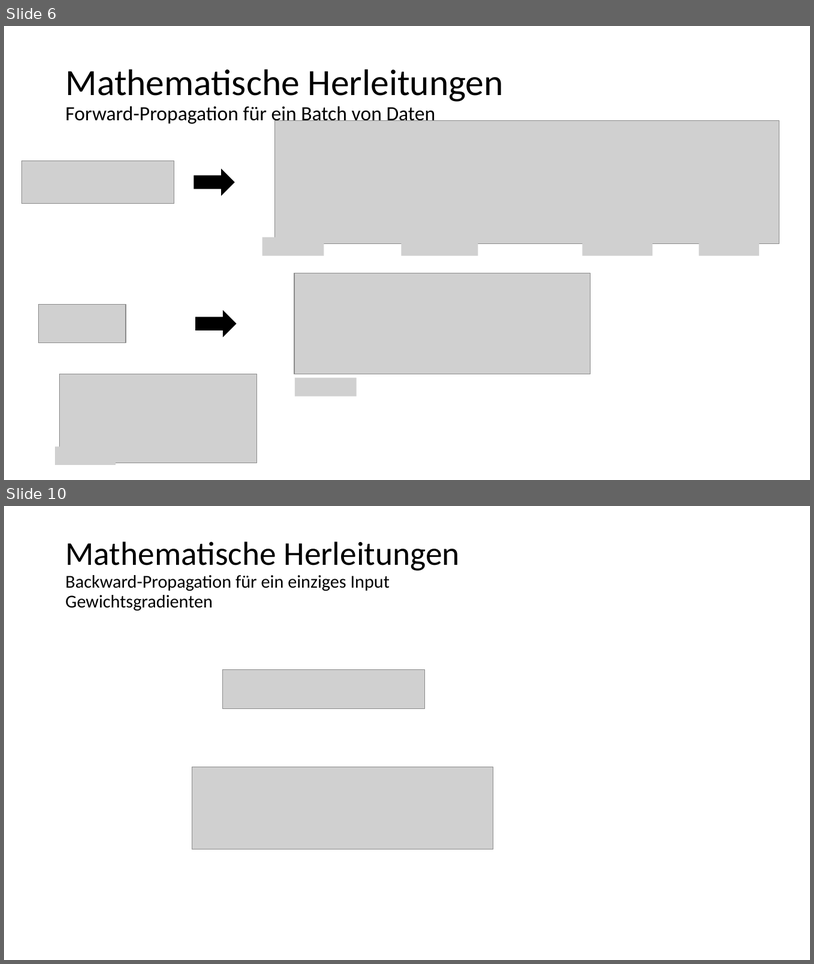
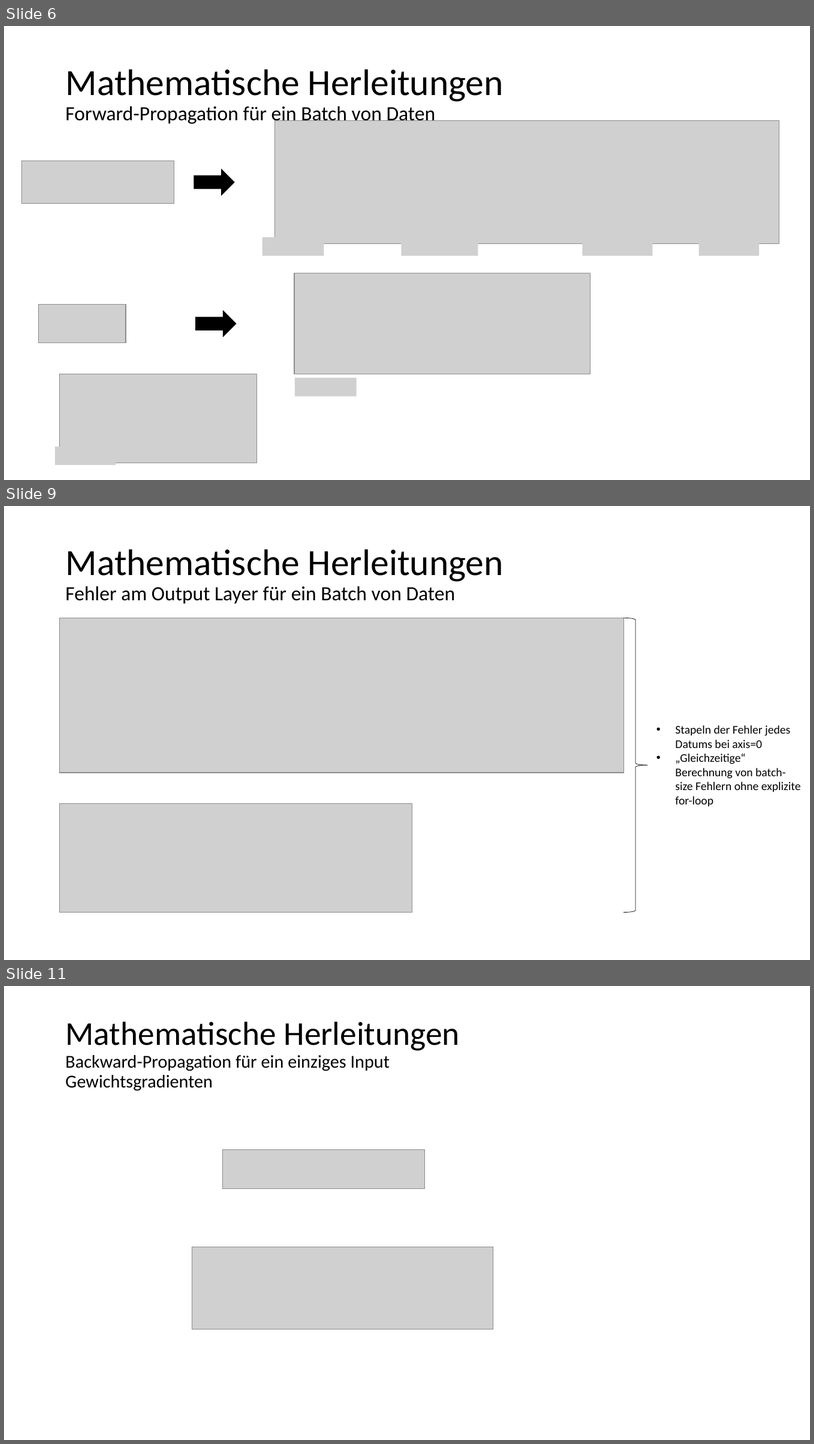
Before and after one commit to kevinsuedmersen/neural_networks_from_scratch, a slide deck: theory/submission/result_presentation.pptx. Shown one above the other, each under a label of ours: slides 6 and 10 before the commit, slides 6, 9 and 11 after it; the slides between them are not shown. The pictures are 814x964 and 814x1444 pixels, drawn with LibreOffice and Linux fonts; fonts in the diff are those of the drawing; grey boxes stand for pictures. Boxes give left, top, right and bottom in pixels: in the first picture for what was removed or moved away, otherwise in the second. Text is boxed around its words. In the diff, an @@ line names an element or a change of style, - is before the commit and + after.

Commit message:
Revised error at output layer

```diff
--- a/theory/submission/result_presentation.pptx
+++ b/theory/submission/result_presentation.pptx
@@ slide 9 added at (4,506,810,960), background #FFFFFF @@
@@ title added at (65,549,504,604), 24 pt, text #000000 @@
+Mathematische Herleitungen
+Fehler am Output Layer für ein Batch von Daten
@@ picture added at (60,618,624,773) @@
@@ right brace added at (624,618,648,912), outline #000000 0.5 pt @@
@@ text added at (675,725,801,806), 14 pt, text #000000 @@
+• Stapeln der Fehler jedes Datums bei axis=0
+• „Gleichzeitige“ Berechnung von batch-size Fehlern ohne explizite for-loop
@@ picture added at (60,804,413,913) @@
@@ what was slide 10 is now slide 11 @@
```
Also in this commit, not shown: 4 slides changed, 2 other slides added, 1 slide removed, 1 other file.
